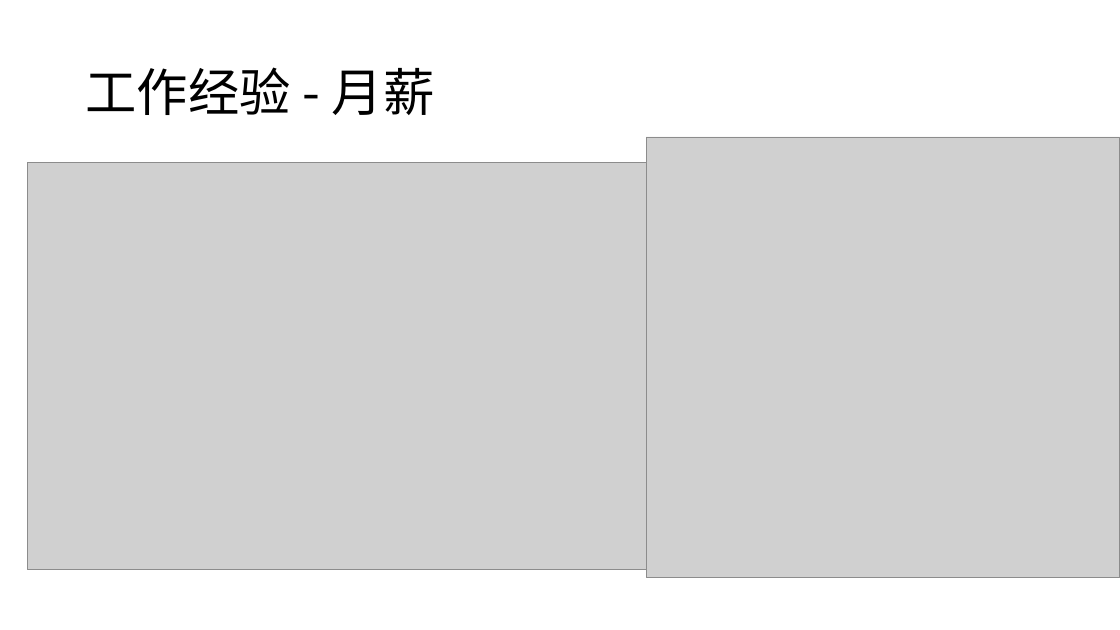
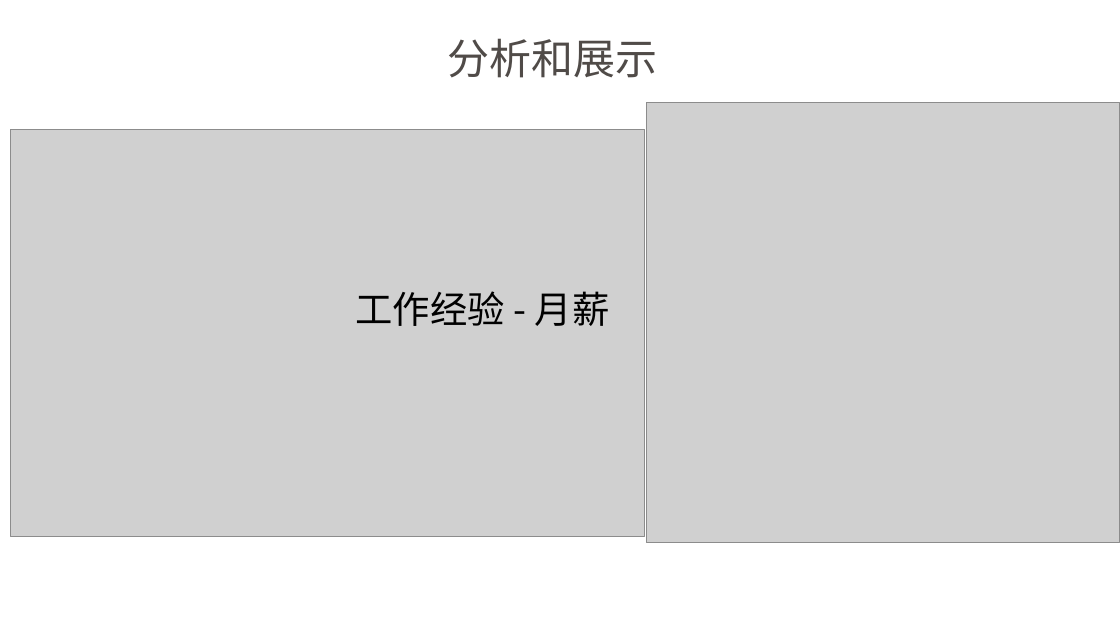
Before and after one commit to ShiyuNie/DataAnalysisSample-python, a slide deck: slide 14 of LagouAnalyst.pptx (slide 9 before the commit). Drawn at 1120x630 pixels with LibreOffice and Linux fonts; fonts in the diff are those of the drawing; grey boxes stand for pictures. Boxes give left, top, right and bottom in pixels: in the first picture for what was removed or moved away, otherwise in the second. Text is boxed around its words. In the diff, an @@ line names an element or a change of style, - is before the commit and + after.

```diff
--- a/LagouAnalyst.pptx
+++ b/LagouAnalyst.pptx
@@ text added at [447,38,657,78], 36 pt, text #504B48 @@
+分析和展示
@@ picture: place and size @@
-picture at [646,137,1120,578]
+picture at [646,103,1120,544]
@@ picture: place and size @@
-picture at [27,163,661,571]
+picture at [10,129,644,537]
@@ title "工作经验 - 月薪": place and size @@
-title "工作经验 - 月薪" at [85,67,435,115]
+title "工作经验 - 月薪" at [355,291,610,326]
@@ title "工作经验 - 月薪" at [355,291,610,326]: size 44 to 32 pt @@
```
Also in this commit, not shown: 13 other slides changed, 8 slides added, 3 slides removed.
